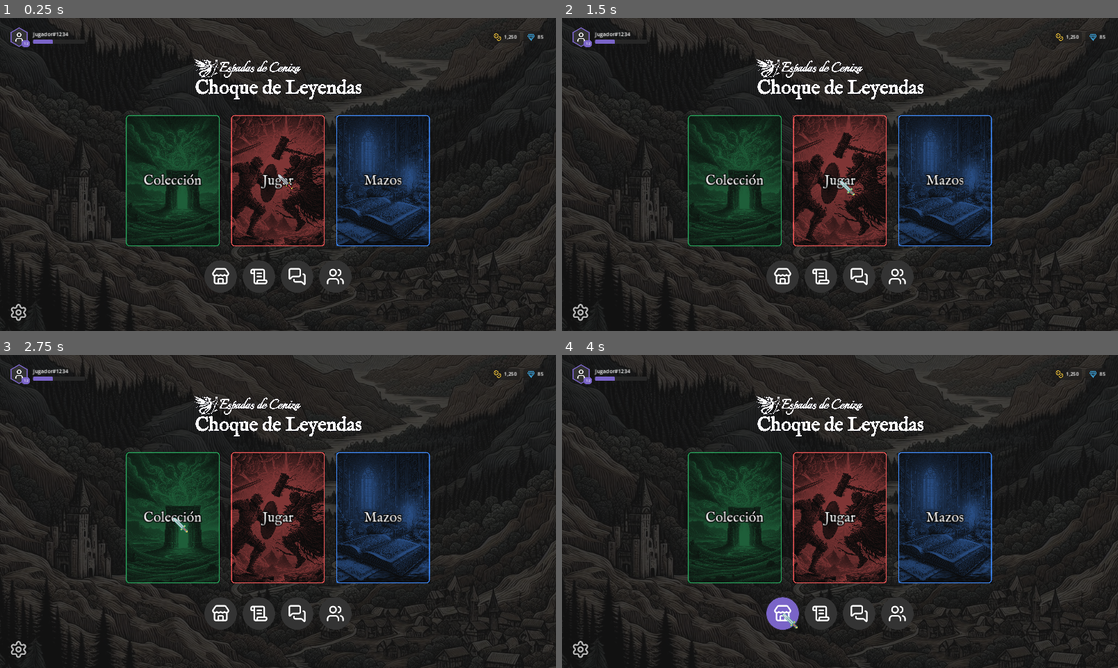
Above: before the commit, frames 1-4 (two rows, left to right).
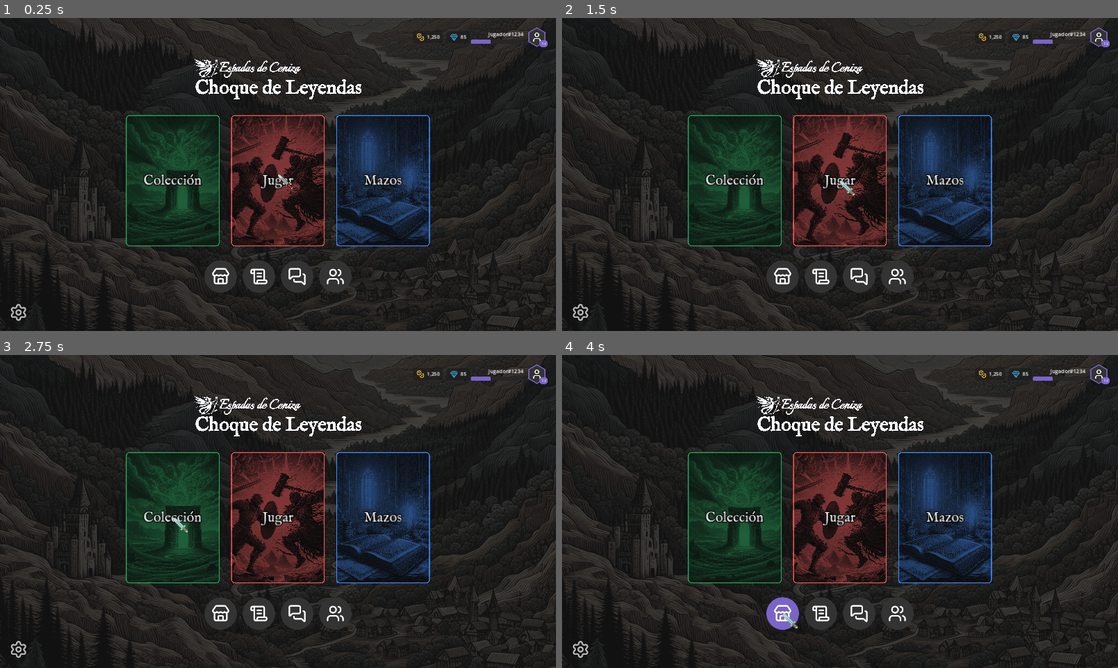
Above: after the commit, the same moments.

Repository: Bildurre/choque_de_leyendas_vg
Game: Godot game, scene res://screens/main_menu/main_menu_desktop.tscn
Same seed, same stepped clock (60 frames per second), same inputs: the game is played once before the commit and once after it.
Inputs (mouse positions are in pixels of both pictures, inside the frame that each line leads up to):
- Up to frame 1 (0.25 s): no input
- Up to frame 2 (1.5 s): click "Jugar" at 0.5 s; click "Jugar" at 1.25 s
- Up to frame 3 (2.75 s): click "Colección" at 2 s
- Up to frame 4 (4 s): click "Mazos" at 2.75 s; click (784, 614) at 3.5 s

The runs differ from the first frame. In frame 1, 0.6% of the frame differs, in the area x 1-99%, y 2-10%; in frame 2, 0.6%; in frame 3, 0.6%; in frame 4, 0.6%.

Commit message:
Move profile container to the right, invert name+icon order
- TopBar layout: [Spacer] [Currencies] [ProfileArea]
- ProfileArea order: UserInfo (name + XP bar) → ProfileButton (icon)
- Username aligned right to sit flush against the icon
- XP bar grows from the right side
- Currencies remain to the left of the profile

https://claude.ai/code/session_0176j4sJi8nNgewyZfevnuDY

Diff:
--- a/screens/main_menu/main_menu_desktop.tscn
+++ b/screens/main_menu/main_menu_desktop.tscn
@@ -120,10 +120,87 @@
 [node name="TopBar" type="HBoxContainer" parent="Layout/TopSection"]
 layout_mode = 2
 
+[node name="Spacer" type="Control" parent="Layout/TopSection/TopBar"]
+layout_mode = 2
+size_flags_horizontal = 3
+
+[node name="Currencies" type="HBoxContainer" parent="Layout/TopSection/TopBar"]
+layout_mode = 2
+size_flags_vertical = 4
+theme_override_constants/separation = 12
+
+[node name="CoinBox" type="PanelContainer" parent="Layout/TopSection/TopBar/Currencies"]
+layout_mode = 2
+theme_override_styles/panel = SubResource("StyleBoxFlat_currbox")
+
+[node name="CoinsContainer" type="HBoxContainer" parent="Layout/TopSection/TopBar/Currencies/CoinBox"]
+layout_mode = 2
+theme_override_constants/separation = 8
+
+[node name="CoinIcon" type="TextureRect" parent="Layout/TopSection/TopBar/Currencies/CoinBox/CoinsContainer"]
+layout_mode = 2
+custom_minimum_size = Vector2(28, 28)
+size_flags_vertical = 4
+texture = ExtResource("12_coins")
+expand_mode = 1
+stretch_mode = 5
+modulate = Color(0.94, 0.76, 0.22, 1)
+
+[node name="CoinAmount" type="Label" parent="Layout/TopSection/TopBar/Currencies/CoinBox/CoinsContainer"]
+layout_mode = 2
+size_flags_vertical = 4
+theme_override_font_sizes/font_size = 17
+text = "1,250"
+
+[node name="GemBox" type="PanelContainer" parent="Layout/TopSection/TopBar/Currencies"]
+layout_mode = 2
+theme_override_styles/panel = SubResource("StyleBoxFlat_currbox")
+
+[node name="GemsContainer" type="HBoxContainer" parent="Layout/TopSection/TopBar/Currencies/GemBox"]
+layout_mode = 2
+theme_override_constants/separation = 8
+
+[node name="GemIcon" type="TextureRect" parent="Layout/TopSection/TopBar/Currencies/GemBox/GemsContainer"]
+layout_mode = 2
+custom_minimum_size = Vector2(28, 28)
+size_flags_vertical = 4
+texture = ExtResource("13_gem")
+expand_mode = 1
+stretch_mode = 5
+modulate = Color(0.224, 0.6, 0.804, 1)
+
+[node name="GemAmount" type="Label" parent="Layout/TopSection/TopBar/Currencies/GemBox/GemsContainer"]
+layout_mode = 2
+size_flags_vertical = 4
+theme_override_font_sizes/font_size = 17
+text = "85"
+
 [node name="ProfileArea" type="HBoxContainer" parent="Layout/TopSection/TopBar"]
 layout_mode = 2
 size_flags_vertical = 4
 theme_override_constants/separation = 14
+
+[node name="UserInfo" type="VBoxContainer" parent="Layout/TopSection/TopBar/ProfileArea"]
+layout_mode = 2
+size_flags_vertical = 4
+theme_override_constants/separation = 4
+
+[node name="Username" type="Label" parent="Layout/TopSection/TopBar/ProfileArea/UserInfo"]
+layout_mode = 2
+theme_override_font_sizes/font_size = 18
+text = "Jugador#1234"
+horizontal_alignment = 2
+
+[node name="XPBar" type="ProgressBar" parent="Layout/TopSection/TopBar/ProfileArea/UserInfo"]
+layout_mode = 2
+custom_minimum_size = Vector2(180, 14)
+size_flags_horizontal = 10
+max_value = 120.0
+value = 46.0
+show_percentage = false
+tooltip_text = "46 / 120 XP"
+theme_override_styles/fill = SubResource("StyleBoxFlat_xpfill")
+theme_override_styles/background = SubResource("StyleBoxFlat_xpbg")
 
 [node name="ProfileButton" type="Control" parent="Layout/TopSection/TopBar/ProfileArea"]
 layout_mode = 2
@@ -164,81 +241,6 @@
 horizontal_alignment = 1
 vertical_alignment = 1
 
-[node name="UserInfo" type="VBoxContainer" parent="Layout/TopSection/TopBar/ProfileArea"]
-layout_mode = 2
-size_flags_vertical = 4
-theme_override_constants/separation = 4
-
-[node name="Username" type="Label" parent="Layout/TopSection/TopBar/ProfileArea/UserInfo"]
-layout_mode = 2
-theme_override_font_sizes/font_size = 18
-text = "Jugador#1234"
-
-[node name="XPBar" type="ProgressBar" parent="Layout/TopSection/TopBar/ProfileArea/UserInfo"]
-layout_mode = 2
-custom_minimum_size = Vector2(180, 14)
-max_value = 120.0
-value = 46.0
-show_percentage = false
-tooltip_text = "46 / 120 XP"
-theme_override_styles/fill = SubResource("StyleBoxFlat_xpfill")
-theme_override_styles/background = SubResource("StyleBoxFlat_xpbg")
-
-[node name="Spacer" type="Control" parent="Layout/TopSection/TopBar"]
-layout_mode = 2
-size_flags_horizontal = 3
-
-[node name="Currencies" type="HBoxContainer" parent="Layout/TopSection/TopBar"]
-layout_mode = 2
-size_flags_vertical = 4
-theme_override_constants/separation = 12
-
-[node name="CoinBox" type="PanelContainer" parent="Layout/TopSection/TopBar/Currencies"]
-layout_mode = 2
-theme_override_styles/panel = SubResource("StyleBoxFlat_currbox")
-
-[node name="CoinsContainer" type="HBoxContainer" parent="Layout/TopSection/TopBar/Currencies/CoinBox"]
-layout_mode = 2
-theme_override_constants/separation = 8
-
-[node name="CoinIcon" type="TextureRect" parent="Layout/TopSection/TopBar/Currencies/CoinBox/CoinsContainer"]
-layout_mode = 2
-custom_minimum_size = Vector2(28, 28)
-size_flags_vertical = 4
-texture = ExtResource("12_coins")
-expand_mode = 1
-stretch_mode = 5
-modulate = Color(0.94, 0.76, 0.22, 1)
-
-[node name="CoinAmount" type="Label" parent="Layout/TopSection/TopBar/Currencies/CoinBox/CoinsContainer"]
-layout_mode = 2
-size_flags_vertical = 4
-theme_override_font_sizes/font_size = 17
-text = "1,250"
-
-[node name="GemBox" type="PanelContainer" parent="Layout/TopSection/TopBar/Currencies"]
-layout_mode = 2
-theme_override_styles/panel = SubResource("StyleBoxFlat_currbox")
-
-[node name="GemsContainer" type="HBoxContainer" parent="Layout/TopSection/TopBar/Currencies/GemBox"]
-layout_mode = 2
-theme_override_constants/separation = 8
-
-[node name="GemIcon" type="TextureRect" parent="Layout/TopSection/TopBar/Currencies/GemBox/GemsContainer"]
-layout_mode = 2
-custom_minimum_size = Vector2(28, 28)
-size_flags_vertical = 4
-texture = ExtResource("13_gem")
-expand_mode = 1
-stretch_mode = 5
-modulate = Color(0.224, 0.6, 0.804, 1)
-
-[node name="GemAmount" type="Label" parent="Layout/TopSection/TopBar/Currencies/GemBox/GemsContainer"]
-layout_mode = 2
-size_flags_vertical = 4
-theme_override_font_sizes/font_size = 17
-text = "85"
-
 [node name="MiddleSection" type="MarginContainer" parent="Layout"]
 layout_mode = 2
 size_flags_vertical = 3
